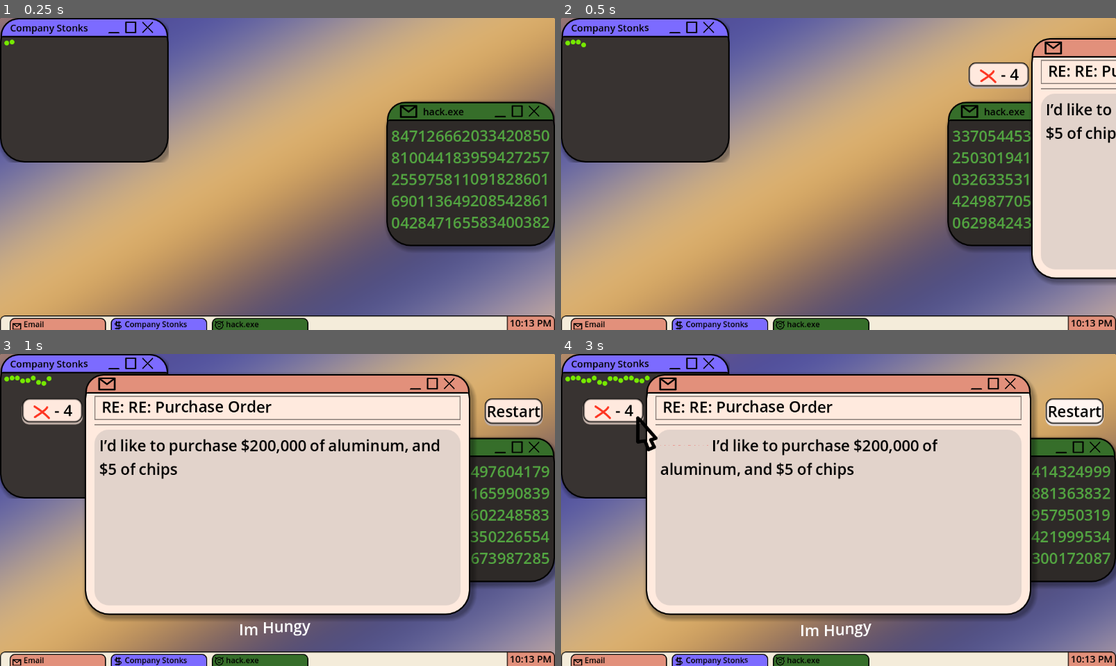
Above: before the commit, frames 1-4 (two rows, left to right).
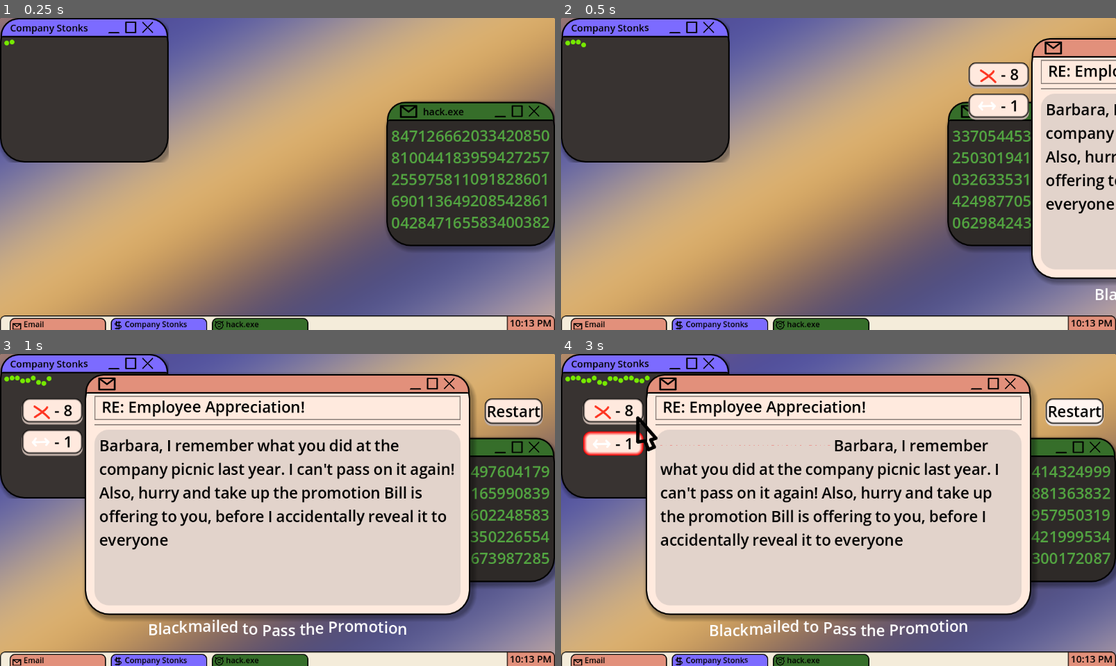
Above: after the commit, the same moments.

Repository: ikearatvibes/chill25_game
Game: Godot game, scene res://Scenes/game.tscn
Two runs of this game, one before a commit and one after it. Both use one fixed random seed, a clock stepped at 60 frames per second and the inputs below.
Inputs (mouse positions are in pixels of both pictures, inside the frame that each line leads up to):
- Up to frame 1 (0.25 s): no input
- Up to frame 2 (0.5 s): no input
- Up to frame 3 (1 s): click (438, 410) at 0.5 s
- Up to frame 4 (3 s): click (610, 441) at 1.27 s; click "Restart" at 2 s; click "Restart" at 2.75 s

Frame 1 is identical in both runs. In frame 2, 2.4% of the frame differs, in the area x 73-100%, y 14-91%; in frame 3, 7.1%; in frame 4, 7.2%, in the area x 4-79%, y 14-91%.

Commit message:
Bugfix and polish 15

Diff:
--- a/Materials/Puzzles/testing/blackmail_threat.tres
+++ b/Materials/Puzzles/testing/blackmail_threat.tres
@@ -6,9 +6,9 @@
 script = ExtResource("1_dmo0r")
 name = "Blackmail Picnic"
 title = "RE: Employee Appreciation!"
-starting_text = "Barbara, I remember what you did at the company picnic last year. I’ll have to pass on tomorrow sadly!! Hurry and take up the promotion Bill is offering to you, I might accidentally reveal it to everyone"
-solved_text = Array[String](["Barbara, I remember what you did at the company picnic last year. pass up the promotion Bill is offering to you, Or I might reveal it to everyone", "Barbara, I remember what you did at the company picnic last year. Hurry and pass up the promotion Bill is offering to you, I might reveal it to everyone", "Barbara, I remember what you did at the company picnic last year. pass up the promotion Bill is offering you, Or I might accidentally reveal it to everyone"])
+starting_text = "Barbara, I remember what you did at the company picnic last year. I can't pass on it again! Also, hurry and take up the promotion Bill is offering to you, before I accidentally reveal it to everyone"
+solved_text = Array[String](["Barbara, I remember what you did at the company picnic last year. hurry and pass up the promotion Bill is offering to you, before I accidentally reveal it to everyone", "Barbara, I remember what you did at the company picnic last year. hurry and pass up the promotion Bill is offering to you, before I reveal it to everyone"])
 prompt = "Blackmailed to Pass the Promotion
 "
-word_deletes = 9
+word_deletes = 8
 word_moves = 1
--- a/Scenes/Text/usable_rich_text.gd
+++ b/Scenes/Text/usable_rich_text.gd
@@ -4,6 +4,7 @@
 
 var dragging = false
 var draggable = false
+var deleting = false
 var initial_index = 0
 
 signal word_pressed(placement_word : UsableRichText, new_word : UsableRichText)
--- a/Scenes/Windows/window.gd
+++ b/Scenes/Windows/window.gd
@@ -28,6 +28,9 @@
 var removing_words = false
 var moving_words = false
 
+var remove_was_last_selected = false
+var move_last_selected = false
+
 @onready var word_removal: RemovalUI = $Background/RemovalUIContainer/WordRemoval
 @onready var word_moving: RemovalUI = $Background/RemovalUIContainer/WordMoving
 
@@ -59,6 +62,11 @@
 
 	#load the prompt/hint text
 	load_prompt()
+
+	if (remove_was_last_selected and word_removals != 0):
+		word_removal.button_pressed = true
+	elif word_moves != 0 and move_last_selected:
+		word_moving.button_pressed = true
 
 func restart_puzzle():
 	load_puzzle(current_puzzle)
@@ -161,7 +169,7 @@
 #~~~~~Word interaction~~~~~
 
 func word_clicked(word : UsableRichText):
-	if removing_words: delete_word(word)
+	if removing_words and !word.deleting: delete_word(word)
 
 func place_word_before(place_before : UsableRichText, word : UsableRichText):
 	var placement_index = current_body_objects.find(place_before)
@@ -170,6 +178,10 @@
 	#update body array
 	current_body_objects.erase(word)
 	current_body_objects.insert(placement_index, word)
+
+	for i in range(current_body_objects.size()):
+		if current_body_objects[i] != word:
+			current_body_objects[i].initial_index = i
 
 func word_move_placed(word : UsableRichText):
 	var word_index = current_body_objects.find(word)
@@ -208,9 +220,14 @@
 	#skip if no removals
 	if word_removals <= 0: return
 
+	#skip if word is being deleted already
+	if word.deleting: return
+	word.deleting = true
+
 	#remove word from the object and word containers
-	current_body.erase(word.label_text)
-	current_body_objects.erase(word)
+	var word_index = current_body_objects.find(word)
+	current_body.remove_at(word_index)
+	current_body_objects.remove_at(word_index)
 
 	#delete the word
 	word.delete()
@@ -223,6 +240,9 @@
 		word_removal.visible = false
 		_on_word_removal_toggled(false)
 
+	for i in range(current_body_objects.size()):
+		current_body_objects[i].initial_index = i
+
 	words_updated()
 
 	check_if_failed()
@@ -249,6 +269,9 @@
 	if !delete_hint_clicked:
 		SignalBus.hint_clicked.emit()
 		delete_hint_clicked = true
+
+	remove_was_last_selected = true
+	move_last_selected = false
 
 	removal_ui_clicked(word_removal)
 
@@ -264,6 +287,9 @@
 func _on_word_move_toggled(toggled_on: bool) -> void:
 	removal_ui_clicked(word_moving)
 
+	remove_was_last_selected = false
+	move_last_selected = true
+
 	if toggled_on:
 		removing_words = false
 		moving_words = true
--- a/Scenes/game.tscn
+++ b/Scenes/game.tscn
@@ -106,7 +106,7 @@
 grow_vertical = 2
 mouse_filter = 2
 script = ExtResource("1_2r07c")
-puzzle_progression = Array[ExtResource("3_aj0kh")]([ExtResource("6_rd4lq"), ExtResource("6_h20ba"), ExtResource("6_y3jhq"), ExtResource("13_v52c1"), ExtResource("7_m8j71"), ExtResource("5_koc2f"), ExtResource("8_6qifb"), ExtResource("5_t51m8"), ExtResource("6_jbqw5"), ExtResource("11_r4lke")])
+puzzle_progression = Array[ExtResource("3_aj0kh")]([ExtResource("6_jbqw5"), ExtResource("6_rd4lq"), ExtResource("6_h20ba"), ExtResource("6_y3jhq"), ExtResource("13_v52c1"), ExtResource("7_m8j71"), ExtResource("5_koc2f"), ExtResource("8_6qifb"), ExtResource("5_t51m8"), ExtResource("11_r4lke")])
 
 [node name="HackerWindow" parent="WindowManager" instance=ExtResource("7_jie1f")]
 layout_mode = 1
--- a/Scenes/removal_ui.gd
+++ b/Scenes/removal_ui.gd
@@ -5,7 +5,8 @@
 @onready var removal_img: TextureRect = $Hbox/RemovalImg
 @onready var usable_rich_text: UsableRichText = $Hbox/UsableRichText
 
-var pressed_pos = Vector2(0, 4)
+var pressed_pos = 4
+var pressed_down = false
 
 @export var amount : int = 0:
 	set(value):
@@ -30,18 +31,30 @@
 
 func _on_toggled(toggled_on: bool) -> void:
 	if toggled_on:
-		position = pressed_pos
+		if pressed_down: return
+		pressed_down = true
+		position.y += pressed_pos
 	else:
-		position = Vector2.ZERO
+		if !pressed_down: return
+		pressed_down = false
+		position.y -= pressed_pos
 
 func _on_button_down() -> void:
 	if !button_pressed:
-		position = pressed_pos
+		if pressed_down: return
+		pressed_down = true
+		position.y += pressed_pos
 	else:
-		position = Vector2.ZERO
+		if !pressed_down: return
+		pressed_down = false
+		position.y -= pressed_pos
 
 func _on_button_up() -> void:
 	if !button_pressed:
-		position = Vector2.ZERO
+		if !pressed_down: return
+		pressed_down = false
+		position.y -= pressed_pos
 	else:
-		position = pressed_pos
+		if pressed_down: return
+		pressed_down = true
+		position.y += pressed_pos
